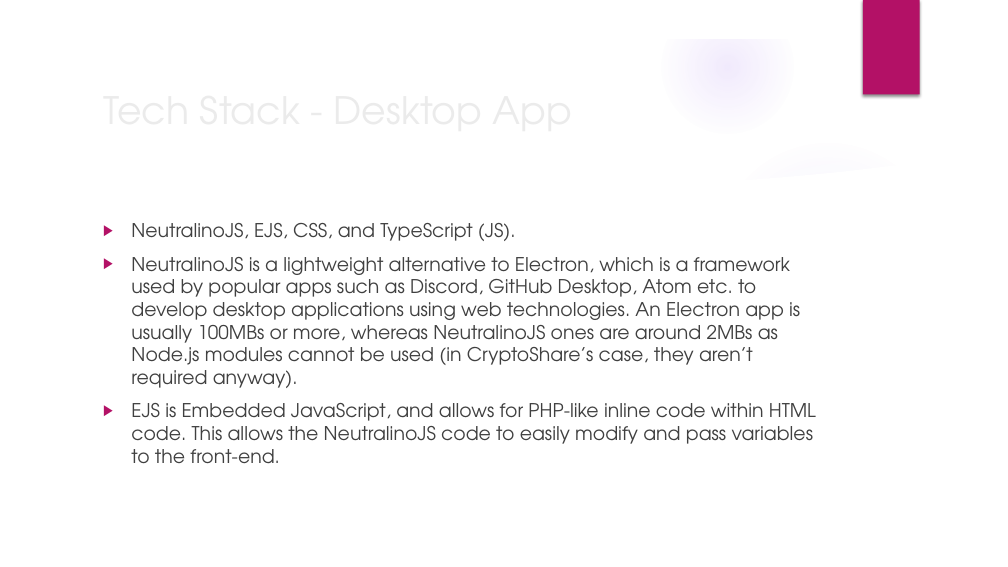
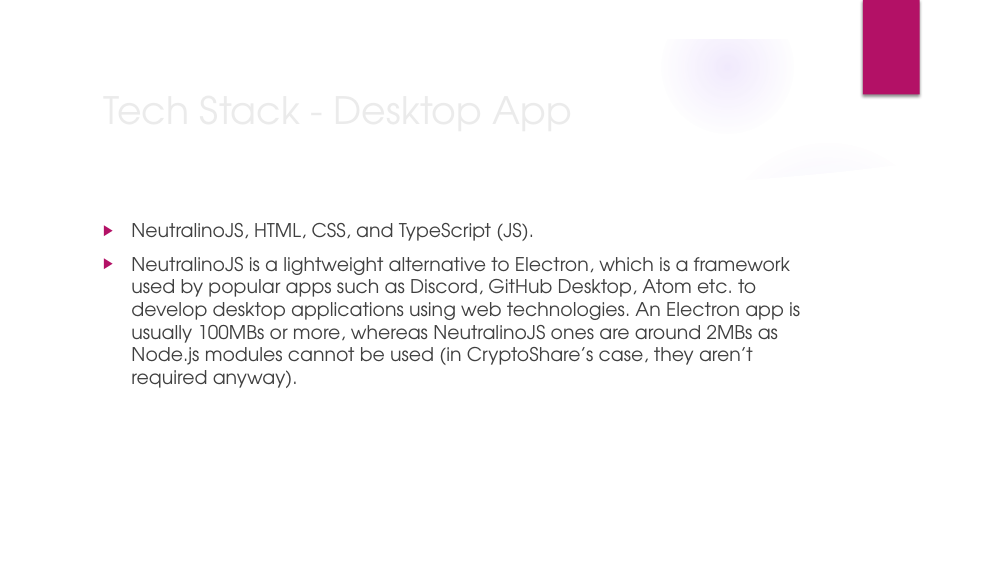
Before and after one commit to Xtrendence/CryptoShare, a slide deck: slide 7 of docs/Meetings/3/3.pptx. Drawn at 1008x567 pixels with LibreOffice and Linux fonts; fonts in the diff are those of the drawing; background and template pictures are left out. Boxes give left, top, right and bottom in pixels: in the first picture for what was removed or moved away, otherwise in the second. Text is boxed around its words. In the diff, an @@ line names an element or a change of style, - is before the commit and + after.

```diff
--- a/docs/Meetings/3/3.pptx
+++ b/docs/Meetings/3/3.pptx
@@ text at (x1=131, y1=223, x2=534, y2=241): text changed @@
-▶ NeutralinoJS, EJS, CSS, and TypeScript (JS).
+▶ NeutralinoJS, HTML, CSS, and TypeScript (JS).
@@ text at (x1=131, y1=403, x2=816, y2=464): paragraph removed @@
-▶ EJS is Embedded JavaScript, and allows for PHP-like inline code within HTML code. This allows the NeutralinoJS code to easily modify and pass variables to the front-end.
```
Also in this commit, not shown: 5 other slides changed, 1 slide removed.
